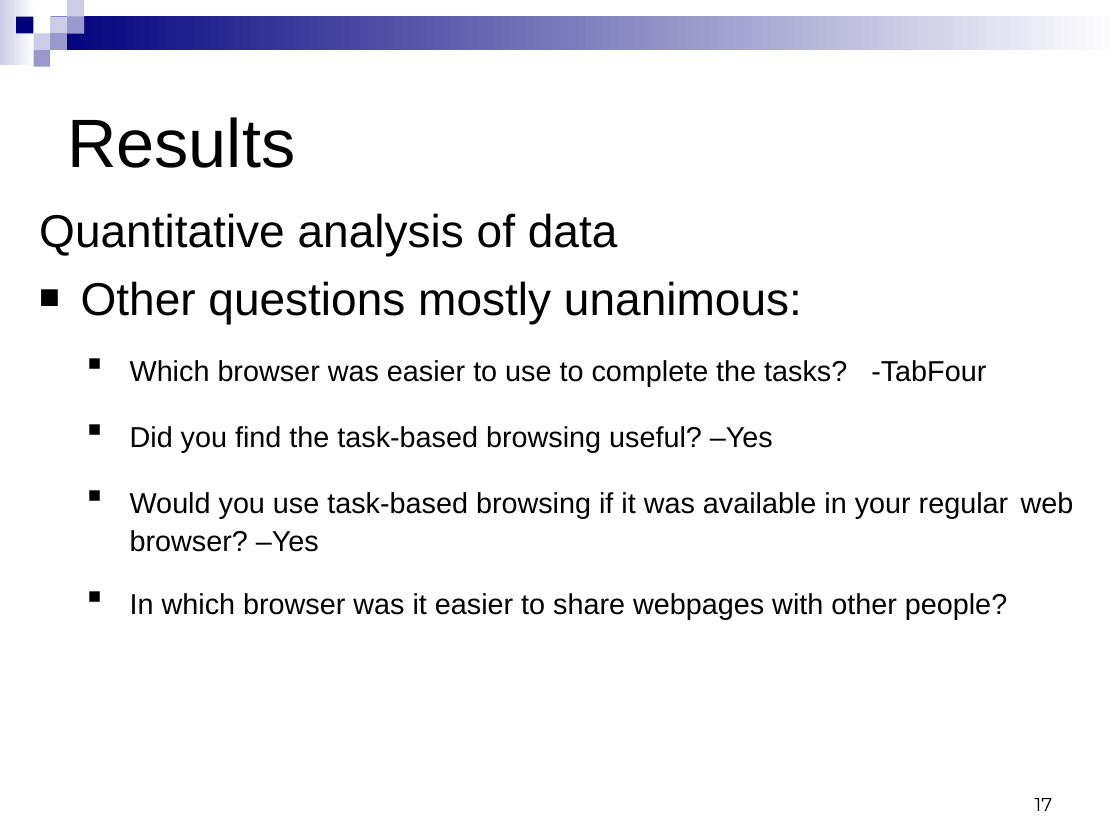
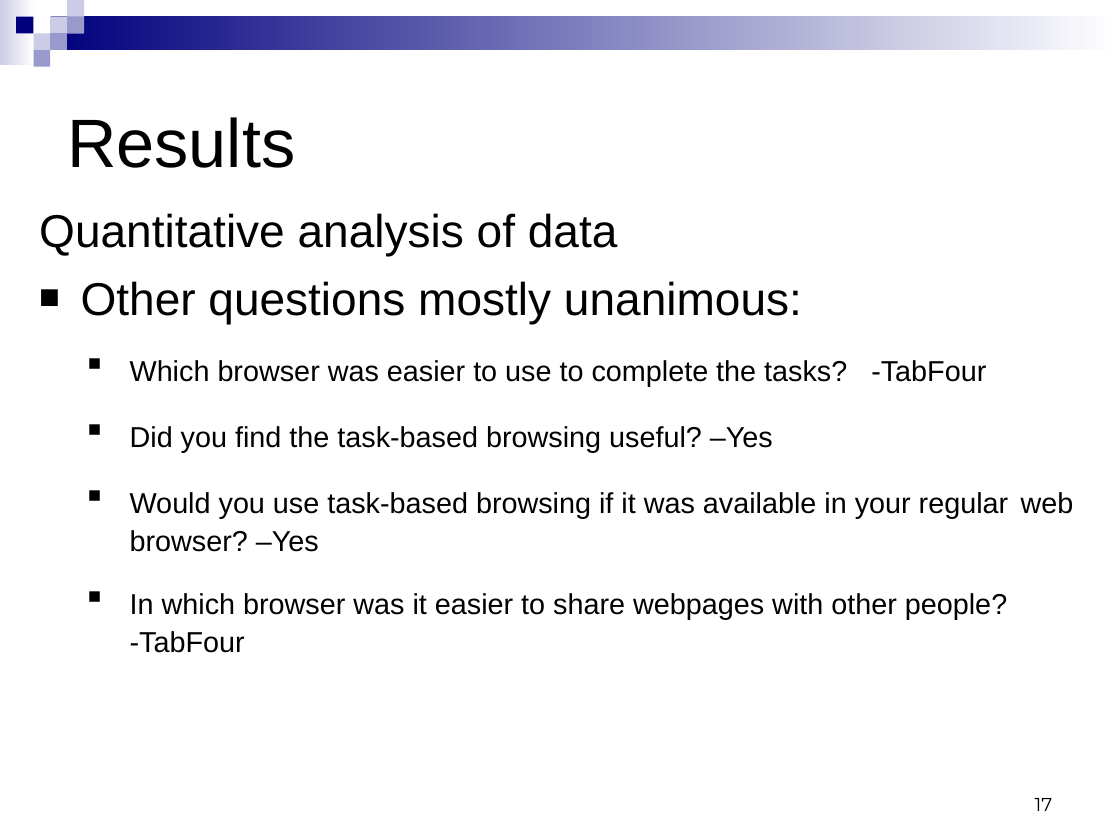
Before and after one commit to mohanraj-r/tabfour, a slide deck: slide 17 of Tab4/doc/544 Phase 3 presentation.ppt. Drawn at 1120x840 pixels with LibreOffice and Linux fonts; fonts in the diff are those of the drawing. Boxes give left, top, right and bottom in pixels: in the first picture for what was removed or moved away, otherwise in the second. Text is boxed around its words. In the diff, an @@ line names an element or a change of style, - is before the commit and + after.

```diff
--- a/Tab4/doc/544 Phase 3 presentation.ppt
+++ b/Tab4/doc/544 Phase 3 presentation.ppt
@@ text at [130,593,1007,653]: text changed @@
-  ■ In which browser was it easier to share webpages with other people?
+  ■ In which browser was it easier to share webpages with other people?
+    -TabFour
```
Also in this commit, not shown: 2 other slides changed, 1 slide added.
